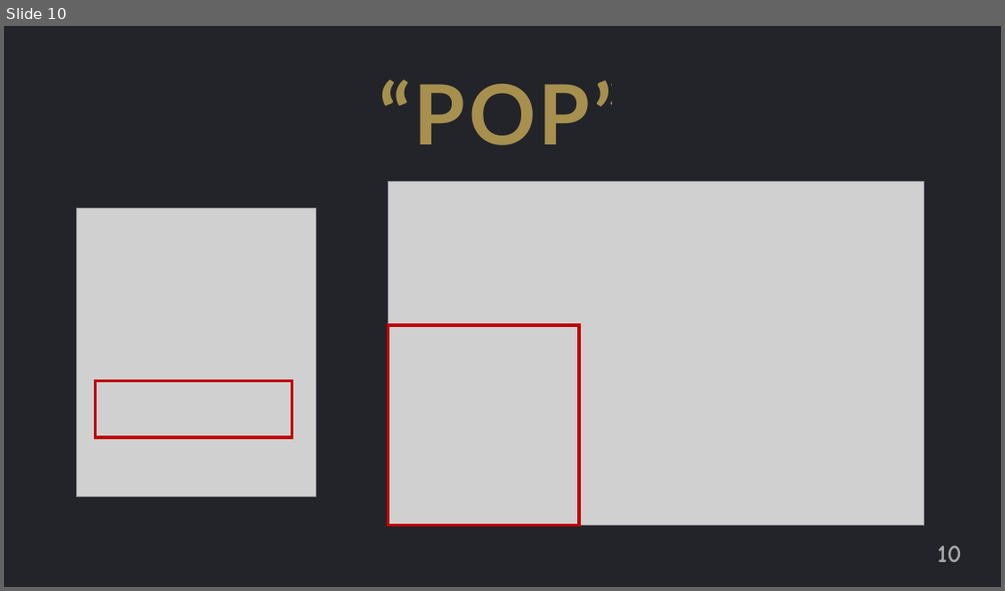
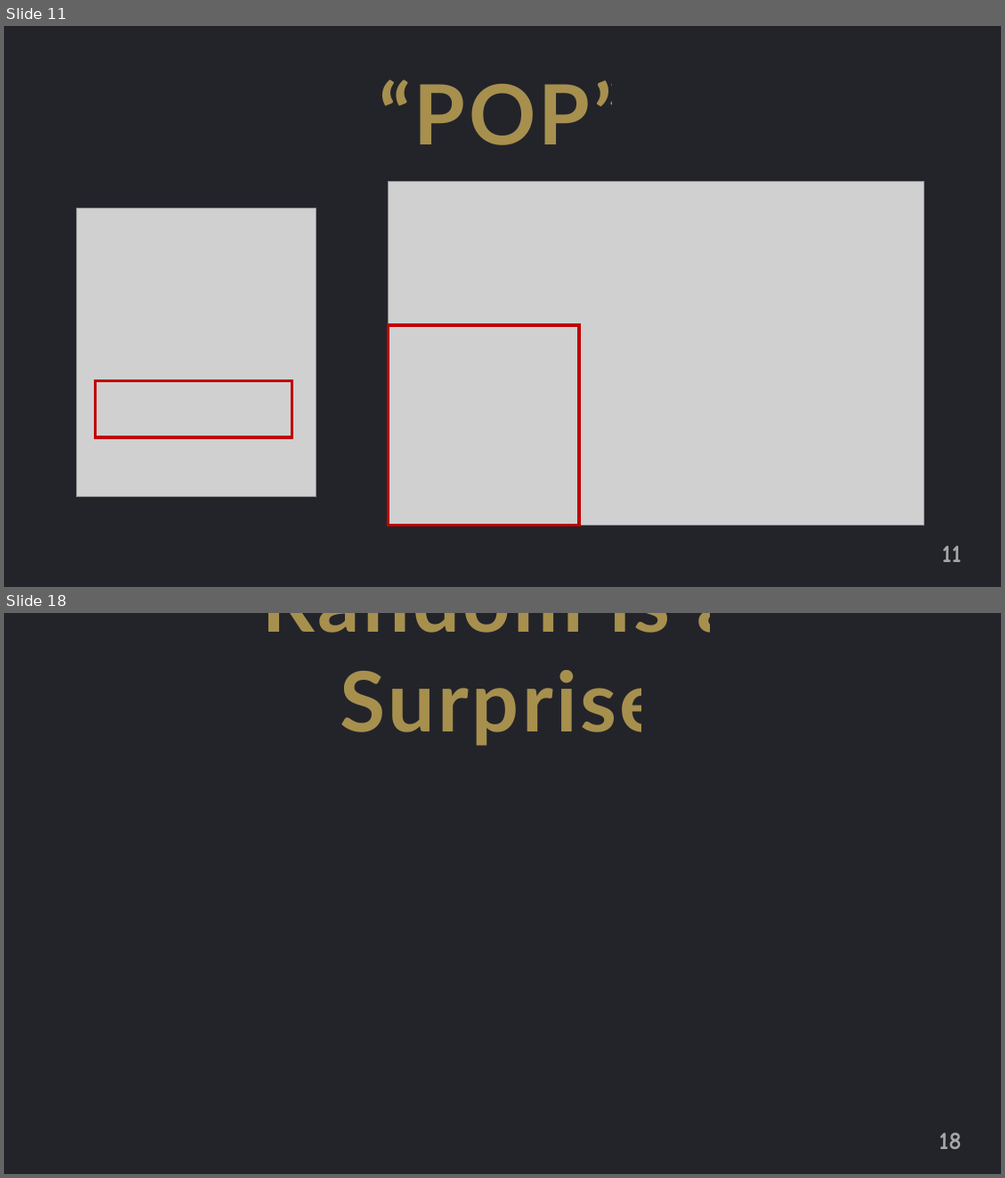
Before and after one commit to jguo108/My-Programming-Courses, a slide deck: Scratch for Newbies/Level1/Lesson 4 - Ghost Buster/Notes/Notes.pptx. Shown one above the other, each under a label of ours: slide 10 before the commit, slides 11 and 18 after it; the slides between them are not shown. The pictures are 1005x591 and 1005x1178 pixels, drawn with LibreOffice and Linux fonts; fonts in the diff are those of the drawing; grey boxes stand for pictures. Boxes give left, top, right and bottom in pixels: in the first picture for what was removed or moved away, otherwise in the second. Text is boxed around its words. In the diff, an @@ line names an element or a change of style, - is before the commit and + after.

```diff
--- a/Scratch for Newbies/Level1/Lesson 4 - Ghost Buster/Notes/Notes.pptx
+++ b/Scratch for Newbies/Level1/Lesson 4 - Ghost Buster/Notes/Notes.pptx
@@ slide 18 added at [4,613,1001,1174], background #FFFFFF @@
@@ rectangle added at [4,613,1001,1174], fill #23242A @@
@@ text added at [262,613,738,746], 80 pt, text #FFD966 at 60% opacity, bold @@
+Random is a Surprise
@@ page number added at [938,1132,961,1149], 24 pt, text #A6A6A6, bold @@
+18
@@ what was slide 10 is now slide 11 @@
@@ page number at [942,545,962,562]: text changed @@
-10
+11
```
Also in this commit, not shown: 9 other slides added, 7 other files.
